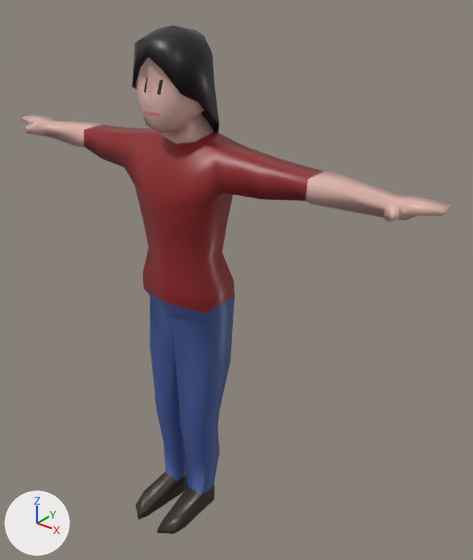
Two versions of the Blender file TDR/Assets/Models/Animals/Huma/Huma_Femella_NoRig.blend, one commit apart.
Rendered twice from a camera (50 mm lens) standing at (12.02, -12.57, 16.51) and looking at (1.18, 0.99, 8.1). Arrows for +X, +Y and +Z are at lower left; the lights stay in place.

Objects in the first picture: 'Huma_Cos'.
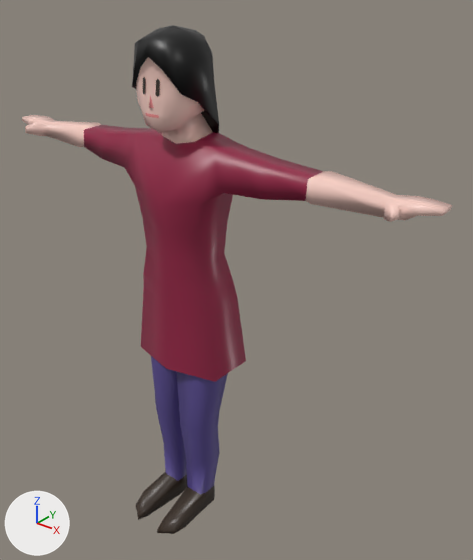
Where the change shows, as pixel boxes [x1, y1, x2, y2] in the pictures (473 x 560 px; the box of a moved part takes in the faces that stretch with it):
'Huma_Cos', surface changed, reshaped (brown to red): [22, 25, 452, 534] in both
'Huma_Ull', now drawn: after [143, 77, 160, 97]
part 1 of me_cube, moved or reshaped: before [135, 54, 167, 117]; after [135, 54, 167, 118]
part 2 of me_cube, moved or reshaped: before [143, 218, 235, 376]; after [141, 218, 246, 382]
part 3 of me_cube, moved or reshaped: [201, 111, 219, 133] in both
part 4 of me_cube, surface changed: [84, 125, 323, 495] in both

Edits to the bpy script that builds the scene:
```text
Change me_cube:
    used by ob_huma_cos; location = (0.0, 0.0, 0.0)
    verts and faces of me_cube; kept vertices keep their numbers, new ones are numbered from 207
    before: 126 (0.0, 1.1, 11.5), 134 (0.4, 1.1, 11.8)
    remove me_cube.from_pydata(...)  # 207 vertices, 195 faces; spans x 0.0..7.3, y -2.1..1.2, z 0.0..15.1
    add me_cube.from_pydata(...)  # 210 vertices, 191 faces; spans x 0.0..7.3, y -2.1..1.6, z 0.0..15.1
    me_cube part 1
    5 vertices are removed from x 0.0..0.3, y -1.0..-0.8, z 13.1..13.9
    11 faces are deleted
    1 vertex moves from x 0.3, y -0.9, z 13.6 to x 0.2, y -0.9, z 13.5
    6 vertices are added at (0.0, -0.9, 13.6), (0.2, -0.9, 13.1), (0.2, -0.8, 14.3), (0.0, -1.0, 13.2), (0.1, -0.9, 13.2), (0.0, -0.9, 13.2)
    10 new faces join them
    me_cube part 2
    8 vertices are removed from x 0.0..1.3, y -0.7..1.2, z 7.0..7.5
    14 faces are deleted
    5 vertices move from x 0.0..1.2, y -0.5..1.1, z 7.0..9.0 to x 0.0..1.3, y -0.4..1.1, z 5.9..9.0
    10 vertices are added at x 0.0..1.6, y -0.9..1.6, z 5.5..7.8
    11 new faces join them
    me_cube part 3
    add verts[126] = (0.0, 1.1, 11.1)  # moved
    add verts[134] = (0.4, 1.1, 11.4)  # moved
    me_cube part 4: 52 kept faces spanning x 0.0..4.0, y -0.9..1.1, z 0.6..12.4 get new texture (UV) coordinates
```
